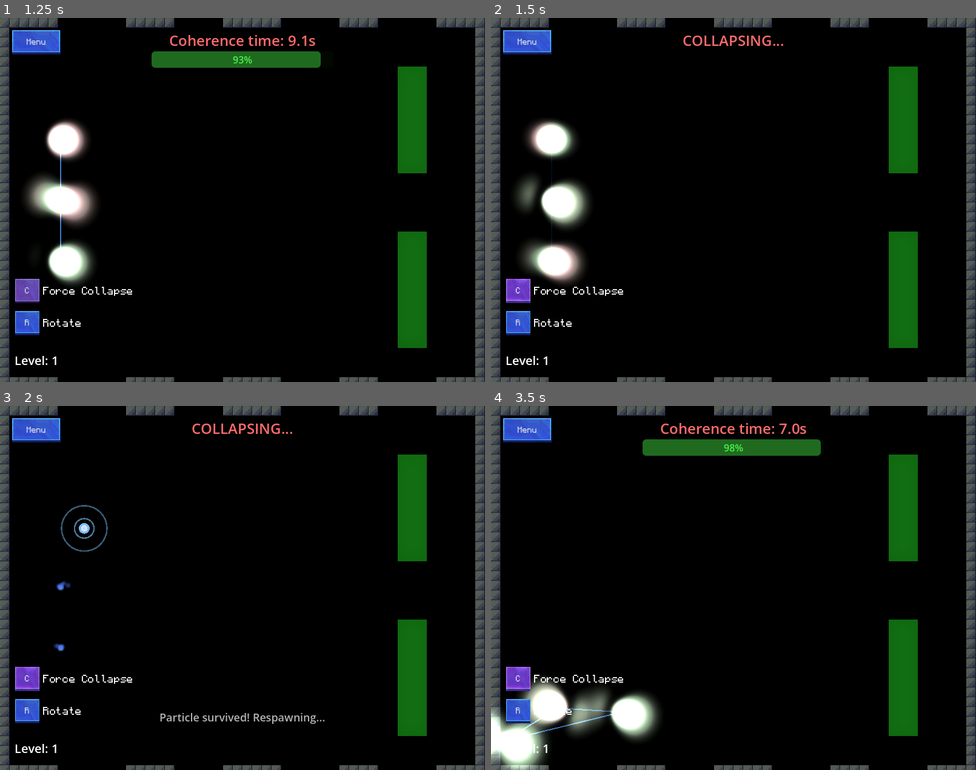
Above: before the commit, frames 1-4 (two rows, left to right).
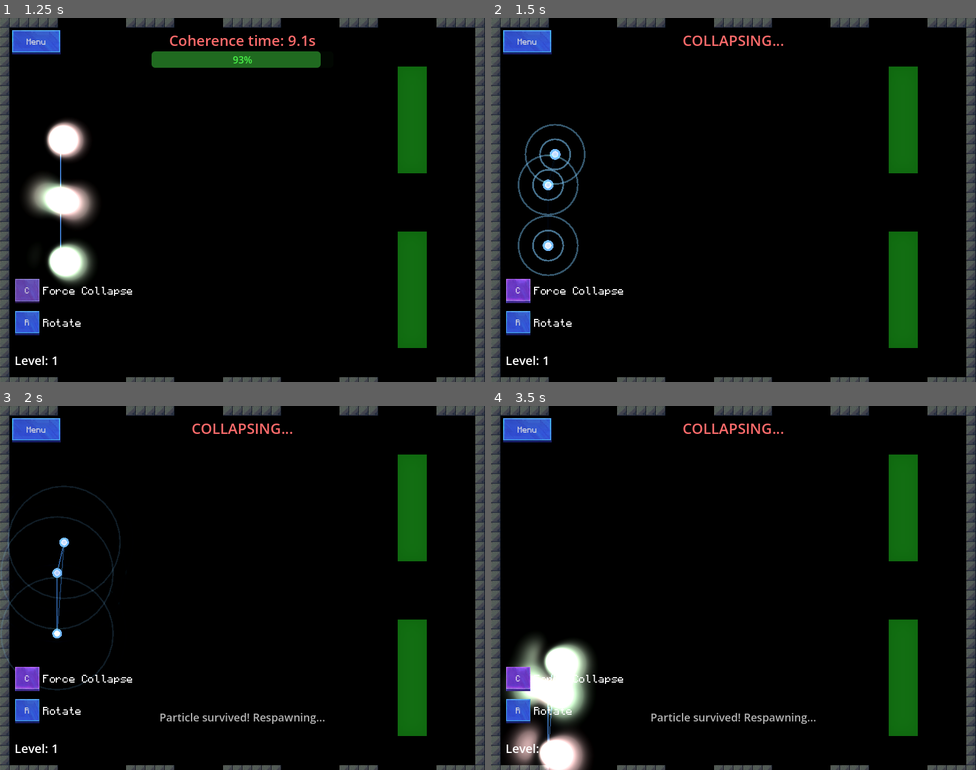
Above: after the commit, the same moments.

Repository: magnoint13/brinqo-2026
Game: Godot game, scene res://ui/MainMenu.tscn
Same seed, same stepped clock (60 frames per second), same inputs: the game is played once before the commit and once after it. Sound files missing from this copy of the repository are replaced by a short silence.
Inputs:
- Up to frame 1 (1.25 s): click "Start" at 0.5 s
- Up to frame 2 (1.5 s): click "C" at 1.25 s
- Up to frame 3 (2 s): no input
- Up to frame 4 (3.5 s): hold D 2.03-2.78 s; hold R 2.03-2.78 s; tap Space at 2.27, 3.02 s; hold S from 2.78 s (still down); tap C at 2.85 s

Frame 1 is identical in both runs. In frame 2, 3.9% of the frame differs, in the area x 5-21%, y 28-74%; in frame 3, 1.4%; in frame 4, 9.0%, in the area x 0-68%, y 4-100%.

Commit message:
collapse all particles

Diff:
--- a/scenes/particle.tscn
+++ b/scenes/particle.tscn
@@ -56,7 +56,7 @@
 process_material = SubResource("ParticleProcessMaterial_trail")
 
 [node name="CollapsedTimer" type="Timer" parent="." unique_id=755585025]
-wait_time = 2.0
+wait_time = 1.5
 one_shot = true
 
 [connection signal="timeout" from="CollapsedTimer" to="." method="_on_collapsed_timer_timeout"]
--- a/scripts/main.gd
+++ b/scripts/main.gd
@@ -1,4 +1,6 @@
 extends Node2D
+
+enum Zone {Green, Red, Neutral}
 
 const BALL_RADIUS = 8.0
 const BALL_SPEED = 300.0
@@ -140,99 +142,59 @@
 		return
 
 	is_processing_collapse = true
+	particles_node.collapse_all()
 
 	# Fade out connection lines immediately
 	particles_node.fade_out_lines(0.2)
 
-	# Get movement direction for wave collapse bias
-	var direction = particles_node.last_movement_direction
-	if direction == Vector2.ZERO:
-		direction = Vector2.RIGHT  # Default direction
-
-	var all_particles = particles_node.particles.duplicate()
-
-	# PHASE 1: Animate all particles to wave state
-	for particle in all_particles:
-		if is_instance_valid(particle):
-			particle.to_wave_animated()
-
-	# Wait for wave animation
-	await get_tree().create_timer(0.25).timeout
-
-	# PHASE 2: Pick survivor first, then only move the survivor
-	var survivor_index = randi() % all_particles.size()
-	var survivor = all_particles[survivor_index]
-
-	# Only generate random position for the survivor particle
-	if is_instance_valid(survivor):
-		var new_pos = survivor.generate_random_pos(direction)
-		survivor.global_position = new_pos
-	# Non-survivor particles stay at their current positions (no movement)
-
-	# PHASE 3: Animate all particles to particle state
-	for particle in all_particles:
-		if is_instance_valid(particle):
-			particle.to_particle_animated()
-
 	# Wait for particle animation
 	await get_tree().create_timer(0.25).timeout
-
-	# PHASE 4: Dissolve non-survivors
-	for i in range(all_particles.size()):
-		if i != survivor_index and is_instance_valid(all_particles[i]):
-			dissolve_particle(all_particles[i])
-
-	# PHASE 5: Stabilize survivor and start auto-revert timer
-	if is_instance_valid(survivor):
-		stabilize_particle(survivor)
-		# Start auto-revert timer (2 seconds to revert to wave state)
-		var timer = survivor.get_node("CollapsedTimer")
-		if timer:
-			timer.start()
-
-		# Spawn ripple effect at survivor's position
-		var ripple = preload("res://scripts/RippleEffect.gd").new()
-		ripple.position = survivor.global_position
-		add_child(ripple)
-
 	screen_shake(2.0, 0.2)
 
-	# Check result based on survivor's NEW position
-	var zone_result = check_zone(survivor.global_position)
+	var zone_result = Zone.Neutral
+	for p in particles_node.particles:
+		var current_zone = check_zone(p.global_position)
+		# Update zone_result with the following priorities:
+		# - RED if some particle is in a red zone
+		if current_zone == Zone.Red:
+			zone_result = current_zone
+		# - GREEN if all are in different green zones
+		elif zone_result == Zone.Green and current_zone == Zone.Green:
+			zone_result = current_zone
+		# - NEUTRAL otherwise
+		else:
+			zone_result = Zone.Neutral
 
 	match zone_result:
-		"green":
+		Zone.Green:
 			game_won = true
 			hud.set_game_over()  # Prevent further pausing
 			hud.set_status_text("QUANTUM STATE STABILIZED! YOU WIN!", Color(0.31, 1, 0.4))
 			create_flash_overlay(Color(0, 1, 0, 0.15), 0.8)
-			VFXSpawner.spawn_burst(survivor.global_position, Color.GREEN)
+			#VFXSpawner.spawn_burst(survivor.global_position, Color.GREEN)
 			screen_shake(2.5, 0.4)
 			GameManager.complete_current_level()
 
-		"red":
+		Zone.Red:
 			game_over = true
 			hud.set_game_over()  # Prevent further pausing
 			hud.set_status_text("COLLAPSED IN DANGER ZONE! GAME OVER!", Color(1, 0.2, 0.2))
 			create_flash_overlay(Color(1, 0, 0, 0.15), 0.8)
-			VFXSpawner.spawn_burst(survivor.global_position, Color.RED)
+			#VFXSpawner.spawn_burst(survivor.global_position, Color.RED)
 			screen_shake(2.0, 0.3)
 
-		_:
+		Zone.Neutral:
 			# Neutral collapse - respawn
 			hud.set_status_text("Particle survived! Respawning...", Color(0.7, 0.7, 0.7))
 
-			# Wait for dissolve animation to finish, then respawn
-			await get_tree().create_timer(0.5).timeout
-
 			# Clean up dissolved particles and respawn
-			particles_node.respawn_after_collapse(survivor)
+			#particles_node.respawn_after_collapse(survivor)
 
 			# Fade in connection lines after respawn
 			particles_node.fade_in_lines(0.5)
 
 			# Clear status after delay
-			await get_tree().create_timer(1.0).timeout
+			await get_tree().create_timer(2.0).timeout
 			if not game_over and not game_won:
 				hud.clear_status()
 
@@ -253,30 +215,18 @@
 	# Mark for cleanup after animation
 	tween.tween_callback(particle.queue_free)
 
-func stabilize_particle(particle):
-	if not is_instance_valid(particle):
-		return
-
-	particle.set_fade(1.0)
-	particle.scale = Vector2(1.0, 1.0)
-
-	# Scale pulse
-	var scale_tween = create_tween()
-	scale_tween.tween_property(particle, "scale", Vector2(1.2, 1.2), 0.3)
-	scale_tween.tween_property(particle, "scale", Vector2(1.0, 1.0), 0.3)
-
-func check_zone(pos: Vector2) -> String:
+func check_zone(pos: Vector2) -> Zone:
 	if green_zones:
 		var green_cell = green_zones.local_to_map(pos)
 		if green_zones.get_cell_source_id(green_cell) != -1:
-			return "green"
+			return Zone.Green
 
 	if red_zones:
 		var red_cell = red_zones.local_to_map(pos)
 		if red_zones.get_cell_source_id(red_cell) != -1:
-			return "red"
-
-	return "neutral"
+			return Zone.Red
+
+	return Zone.Neutral
 
 func screen_shake(intensity: float = 3.0, duration: float = 0.3):
 	if camera == null:
--- a/scripts/particle.gd
+++ b/scripts/particle.gd
@@ -3,6 +3,7 @@
 @onready var glow_light = $GlowLight
 @onready var trail_particles = $TrailParticles
 @onready var collision_shape = $CollisionShape2D
+@onready var collapsed_timer = $CollapsedTimer
 
 var is_survived: bool = false
 var fade_alpha: float = 1.0
@@ -13,6 +14,7 @@
 
 # Wave state variables
 const WAVE_SHADER = preload("res://resources/wave_shader.gdshader")
+const RIPPLE_SCENE = preload("res://scripts/RippleEffect.gd")
 @export var WAVE_STD: float = 25
 @export var WAVE_DIRECTION_FACTOR: float = 50.0
 @export var WAVE_SIZE: float = 200
@@ -25,6 +27,8 @@
 	fade_alpha = 0.0 if is_new else 1.0
 	collapsed_state = false
 	velocity = Vector2.ZERO
+	if trail_particles:
+		trail_particles.emitting = true
 	update_visuals()
 	queue_redraw()
 
@@ -43,21 +47,8 @@
 	add_child(wave_rect)
 
 	move_and_slide()
-	if trail_particles:
-		trail_particles.emitting = true
-	queue_redraw()
+	setup()
 
-func set_survived(value: bool):
-	is_survived = value
-	fade_alpha = 1.0
-	update_visuals()
-	queue_redraw()
-
-func update_visuals():
-	if glow_light:
-		glow_light.color = base_color
-		# Scale light energy by fade_alpha so invisible particles have no glow
-		glow_light.energy = 0.8 * fade_alpha
 
 func _draw():
 	if collapsed_state:
@@ -82,11 +73,6 @@
 		glow_light.visible = false
 		trail_particles.visible = false
 
-func set_fade(value: float):
-	fade_alpha = value
-	update_visuals()
-	queue_redraw()
-
 func _process(_delta):
 	# Update trail emission based on movement
 	if trail_particles:
@@ -100,8 +86,26 @@
 		wave_rect.mesh.size = Vector2(WAVE_SIZE, WAVE_SIZE)
 		queue_redraw()
 
-#### Wave Collapse Functions ####
+#### VFX Functions #############################################################
+func update_visuals():
+	if glow_light:
+		glow_light.color = base_color
+		# Scale light energy by fade_alpha so invisible particles have no glow
+		glow_light.energy = 0.8 * fade_alpha
 
+func set_fade(value: float):
+	fade_alpha = value
+	update_visuals()
+	queue_redraw()
+
+# TODO: remove?
+func set_survived(value: bool):
+	is_survived = value
+	fade_alpha = 1.0
+	update_visuals()
+	queue_redraw()
+
+#### Wave Collapse Functions ###################################################
 func generate_random_pos(direction: Vector2) -> Vector2:
 	# Generate random position using Gaussian distribution
 	# Favors the direction the particle is moving
@@ -136,6 +140,7 @@
 	# Animate from particle to wave state
 	if collapsed_state:
 		collapsed_state = false
+		collapsed_timer.stop()
 		scale = Vector2(0.2, 0.2)
 		var tween = get_tree().create_tween()
 		tween.tween_property(self, "scale", Vector2(1.0, 1.0), 0.2)
@@ -145,12 +150,24 @@
 	# Animate from wave to particle state
 	if not collapsed_state:
 		var tween = get_tree().create_tween()
-		tween.tween_property(self, "scale", Vector2(0.2, 0.2), 0.2)
+
+		set_fade(1.0)
+		scale = Vector2(1.0, 1.0)
+
+		# Scale pulse
+		var scale_tween = create_tween()
+		scale_tween.tween_property(self, "scale", Vector2(1.2, 1.2), 0.3)
+		scale_tween.tween_property(self, "scale", Vector2(1.0, 1.0), 0.3)
+		#tween.tween_property(self, "scale", Vector2(0.2, 0.2), 0.2)
 		tween.tween_callback(func():
 			collapsed_state = true
 			scale = Vector2(1.0, 1.0)
+			collapsed_timer.start()
 			queue_redraw()
 		)
 
+		# Spawn ripple effect at particle's position
+		add_child(RIPPLE_SCENE.new())
+
 func _on_collapsed_timer_timeout():
 	to_wave_animated()
--- a/scripts/particles_container.gd
+++ b/scripts/particles_container.gd
@@ -35,6 +35,29 @@
 	connection_lines.default_color = Color(0.3, 0.6, 1.0, 0.4)
 	connection_lines.antialiased = true
 	add_child(connection_lines)
+
+func update_connection_lines():
+	if connection_lines == null:
+		return
+
+	# Get valid particles with good visibility
+	var valid_particles = []
+	for p in particles:
+		if is_instance_valid(p) and p.fade_alpha > 0.1:
+			valid_particles.append(p)
+
+	if valid_particles.size() < 2:
+		connection_lines.points = []
+		return
+
+	# Build connection lines
+	var points = []
+	for i in range(valid_particles.size()):
+		for j in range(i + 1, valid_particles.size()):
+			points.append(valid_particles[i].position)
+			points.append(valid_particles[j].position)
+
+	connection_lines.points = points
 
 func fade_out_lines(duration: float = 0.2):
 	if connection_lines:
@@ -173,6 +196,18 @@
 			p.position.y = 600
 		elif p.position.y > 600:
 			p.position.y = 0
+
+
+func collapse_all():
+	var ref = particles[0]
+	var new_pos = ref.generate_random_pos(last_movement_direction)
+	var move_vector = ref.global_position - new_pos
+	ref.global_position = new_pos
+	ref.to_particle_animated()
+
+	for i in range(1, particles.size()):
+		particles[i].global_position += move_vector
+		particles[i].to_particle_animated()
 
 func _valid_particles():
 	# Get valid particles
@@ -259,26 +294,3 @@
 		var movement = move_vector.normalized() * scale_speed * scale_dir
 		p.velocity = movement / delta
 		p.move_and_collide(movement)
-
-func update_connection_lines():
-	if connection_lines == null:
-		return
-
-	# Get valid particles with good visibility
-	var valid_particles = []
-	for p in particles:
-		if is_instance_valid(p) and p.fade_alpha > 0.1:
-			valid_particles.append(p)
-
-	if valid_particles.size() < 2:
-		connection_lines.points = []
-		return
-
-	# Build connection lines
-	var points = []
-	for i in range(valid_particles.size()):
-		for j in range(i + 1, valid_particles.size()):
-			points.append(valid_particles[i].position)
-			points.append(valid_particles[j].position)
-
-	connection_lines.points = points
